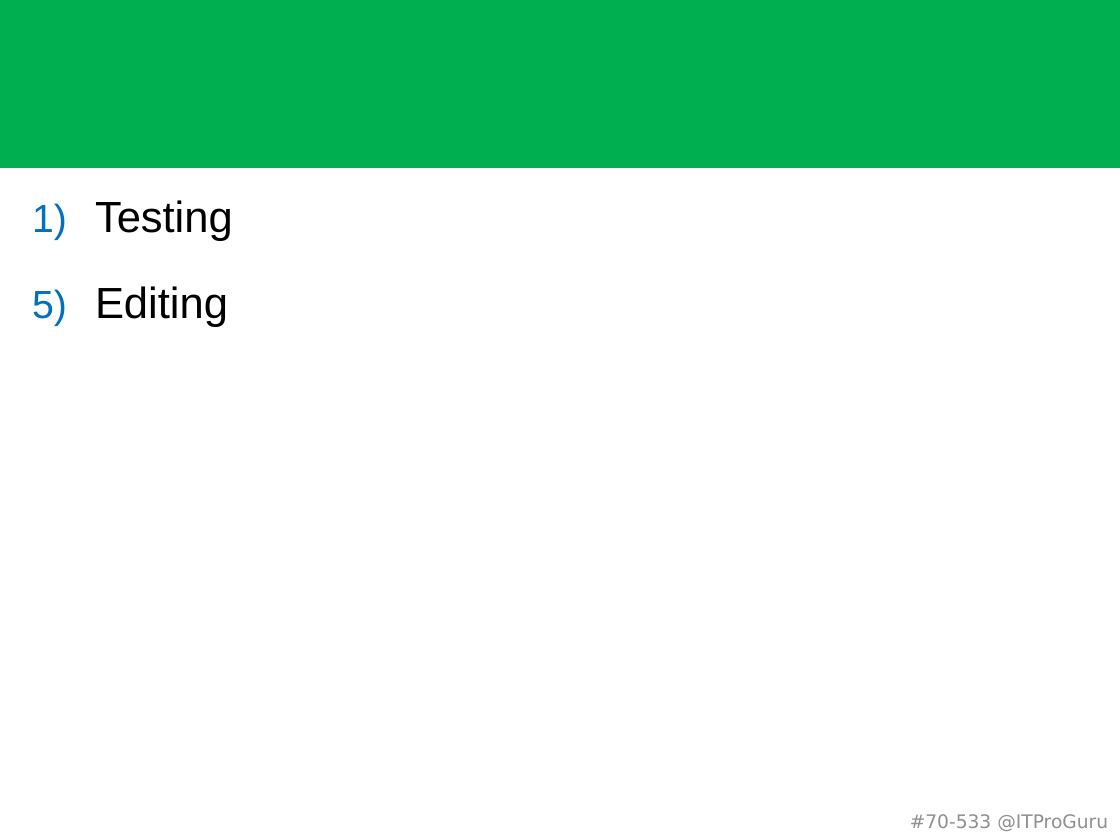
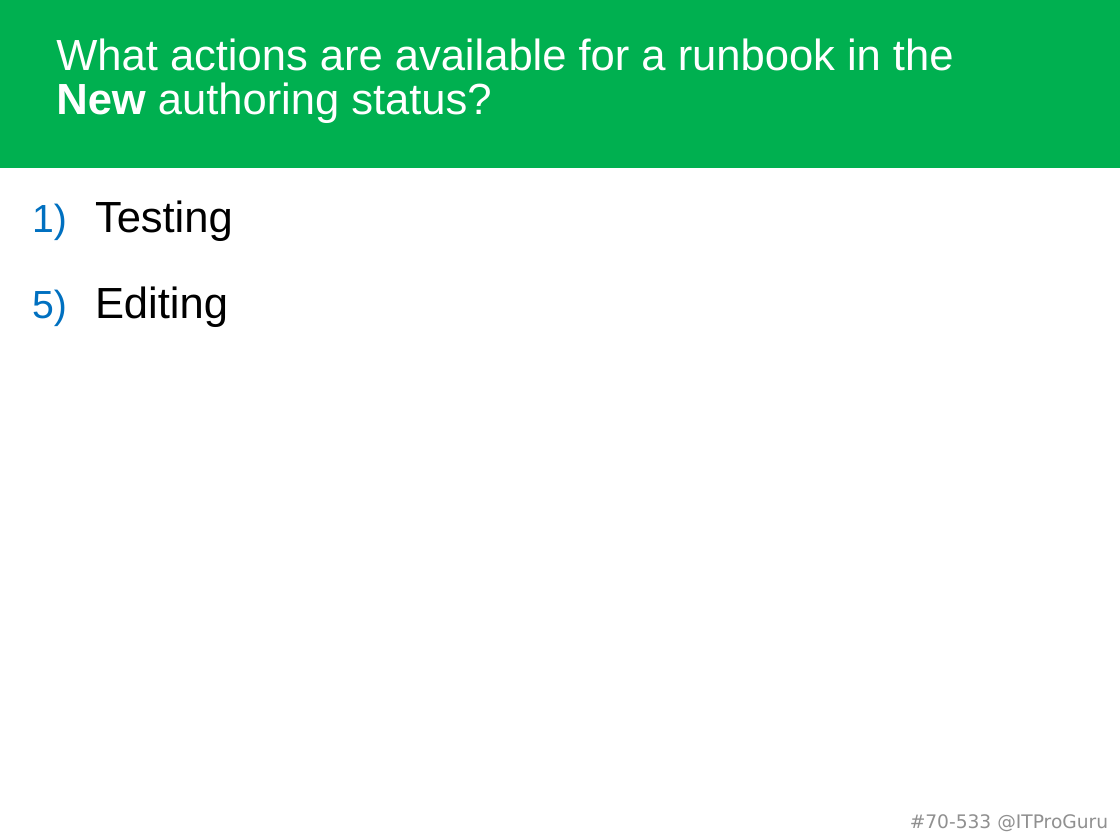
Before and after one commit to guruskill/70-533, a slide deck: slide 31 of 70-533-07-Operations.pptx (slide 30 before the commit). Drawn at 1120x840 pixels with LibreOffice and Linux fonts; fonts in the diff are those of the drawing. Boxes give left, top, right and bottom in pixels: in the first picture for what was removed or moved away, otherwise in the second. Text is boxed around its words. In the diff, an @@ line names an element or a change of style, - is before the commit and + after.

```diff
--- a/70-533-07-Operations.pptx
+++ b/70-533-07-Operations.pptx
@@ title added at [56,38,954,123], 28 pt, text #FFFFFF @@
+What actions are available for a runbook in the New authoring status?
```
Also in this commit, not shown: 5 other slides changed, 2 slides added, 1 slide removed, 5 other files.
